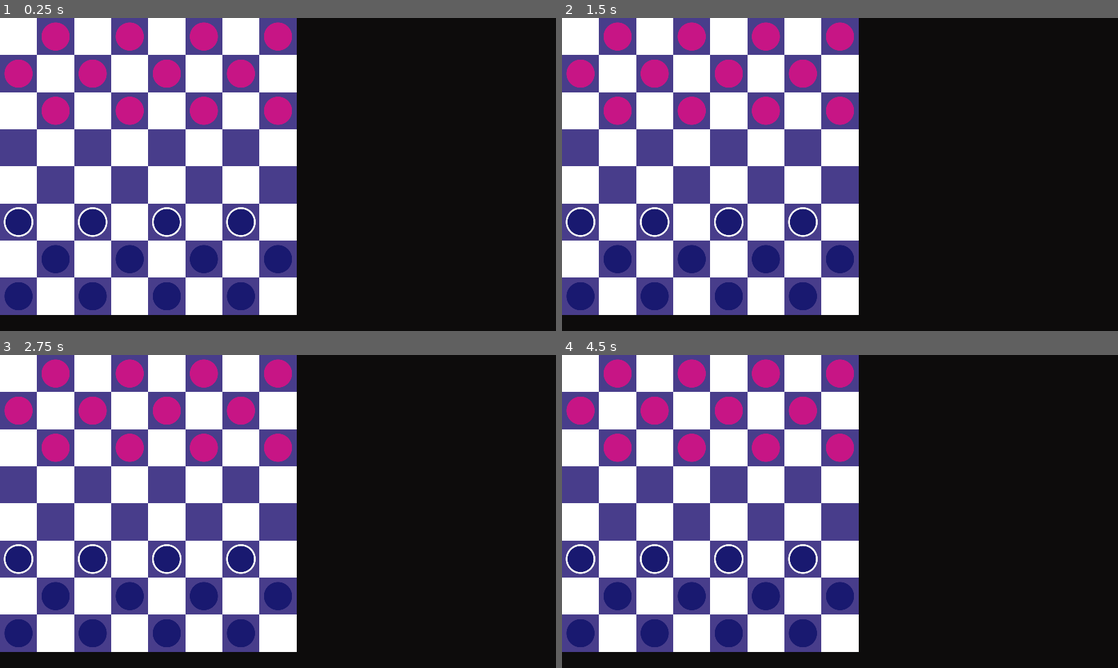
Above: before the commit, frames 1-4 (two rows, left to right).
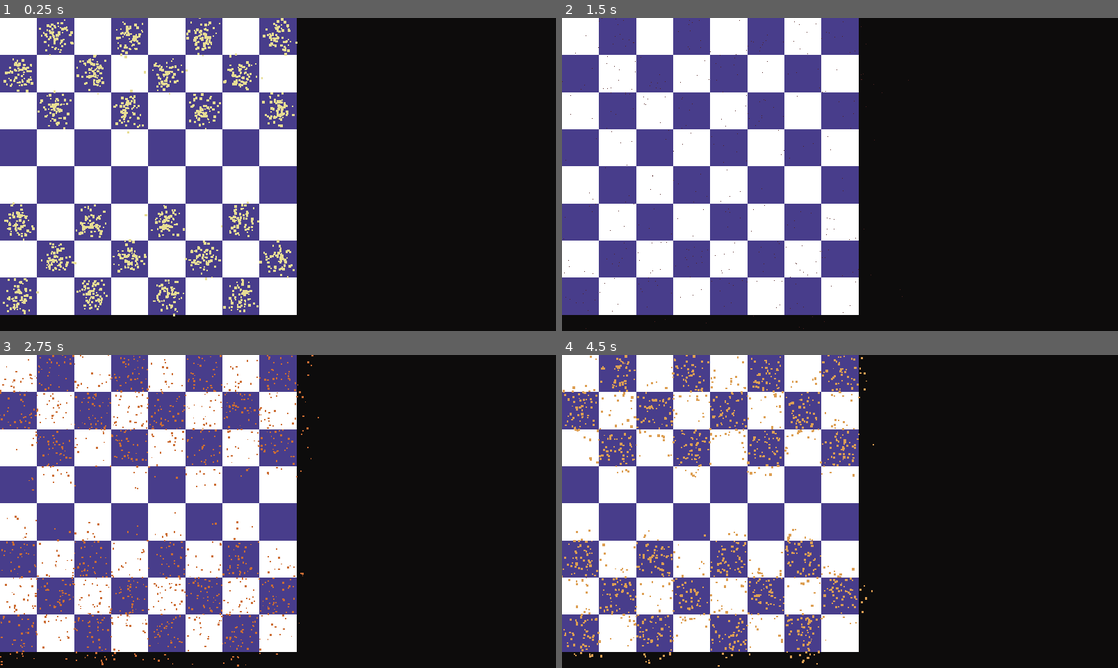
Above: after the commit, the same moments.

Repository: mattsullentrup/godot-checkers
Game: Godot game, scene res://rewrite/level/level.tscn
The game is run twice, just before and just after one commit, with the same random seed, the same clock (stepped at 60 frames per second) and the same inputs.
Inputs (mouse positions are in pixels of both pictures, inside the frame that each line leads up to):
- Up to frame 1 (0.25 s): no input
- Up to frame 2 (1.5 s): move the mouse to (962, 158) at 0.52 s; press the mouse at (962, 158) at 0.53 s; move the mouse to (728, 190) at 1.27 s; release the mouse at (728, 190) at 1.28 s; right-click (728, 190) at 1.35 s; click (728, 190) at 1.42 s
- Up to frame 3 (2.75 s): move the mouse to (333, 442) at 2.02 s; press the mouse at (333, 442) at 2.03 s
- Up to frame 4 (4.5 s): move the mouse to (812, 574) at 2.77 s; release the mouse at (812, 574) at 2.78 s; right-click (812, 574) at 2.85 s; click (812, 574) at 2.92 s; move the mouse to (1006, 558) at 3.52 s; press the mouse at (1006, 558) at 3.53 s; move the mouse to (673, 464) at 4.27 s; release the mouse at (673, 464) at 4.28 s; right-click (673, 464) at 4.35 s; click (673, 464) at 4.42 s

The runs differ from the first frame. In frame 1, 9.5% of the frame differs, in the area x 0-54%, y 0-96%; in frame 2, 8.9%; in frame 3, 10%; in frame 4, 11%, in the area x 0-57%, y 0-100%.

Commit message:
Change unit particles color ramp

Diff:
--- a/9_10_24_checkers/rewrite/units/unit/unit.tscn
+++ b/9_10_24_checkers/rewrite/units/unit/unit.tscn
@@ -1,7 +1,14 @@
-[gd_scene load_steps=6 format=3 uid="uid://do0uo4ytei58b"]
+[gd_scene load_steps=8 format=3 uid="uid://do0uo4ytei58b"]
 
 [ext_resource type="Script" path="res://rewrite/units/unit/unit.gd" id="1_w7lj1"]
 [ext_resource type="Script" path="res://rewrite/units/unit/unit_visuals.gd" id="2_80clf"]
+
+[sub_resource type="Gradient" id="Gradient_lclvo"]
+offsets = PackedFloat32Array(0, 0.135294, 0.311765, 0.564706, 0.852941, 1)
+colors = PackedColorArray(0.95, 0.92625, 0.8075, 1, 0.9, 0.858, 0.54, 1, 0.85, 0.499375, 0.2125, 1, 0.628985, 0.17657, 0.161441, 1, 0.15, 0.1125, 0.1125, 1, 1, 1, 1, 0)
+
+[sub_resource type="GradientTexture1D" id="GradientTexture1D_mruq0"]
+gradient = SubResource("Gradient_lclvo")
 
 [sub_resource type="Curve" id="Curve_nobl5"]
 _data = [Vector2(0, 1), 0.0, 0.0, 0, 0, Vector2(1, 0), 0.0, 1.4, 0, 0]
@@ -19,12 +26,13 @@
 spread = 180.0
 initial_velocity_min = 60.61
 initial_velocity_max = 233.77
-angular_velocity_min = -185.8
-angular_velocity_max = 214.47
 gravity = Vector3(0, 0, 0)
+linear_accel_min = -60.0
+linear_accel_max = -60.0
 scale_min = 5.0
 scale_max = 10.0
 scale_curve = SubResource("CurveTexture_kuaio")
+color_ramp = SubResource("GradientTexture1D_mruq0")
 
 [node name="Unit" type="Node2D"]
 script = ExtResource("1_w7lj1")
@@ -35,9 +43,7 @@
 
 [node name="GPUParticles2D" type="GPUParticles2D" parent="."]
 z_index = 1
-emitting = false
 amount = 64
 process_material = SubResource("ParticleProcessMaterial_k3b2s")
 lifetime = 2.0
-one_shot = true
 explosiveness = 1.0
--- a/9_10_24_checkers/rewrite/units/unit/unit_visuals.gd
+++ b/9_10_24_checkers/rewrite/units/unit/unit_visuals.gd
@@ -14,7 +14,6 @@
 
 var _radius: float = INITIAL_RADIUS
 var _king_radius: float = KING_INITIAL_RADIUS
-var _color: Color
 
 @onready var _parent: Unit = get_parent()
 @onready var _particles: GPUParticles2D = $"../GPUParticles2D"
@@ -29,7 +28,6 @@
 
 
 func _draw() -> void:
-	#_color = _parent.color
 	if _particles.emitting:
 		return
 
@@ -56,9 +54,9 @@
 
 
 func explode() -> void:
-	_particles.process_material.color = _color
+	#_particles.process_material.color = _color
 	_particles.emitting = true
-	await _particles.finished
+	#await _particles.finished
 
 
 func jump_tween(tween: Tween) -> void:
